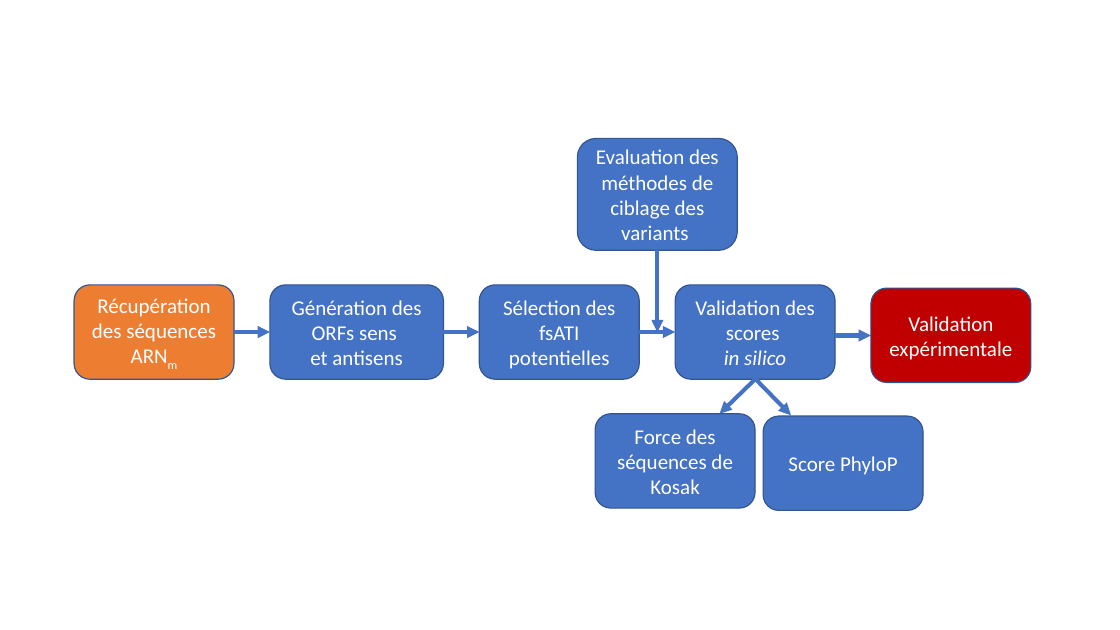
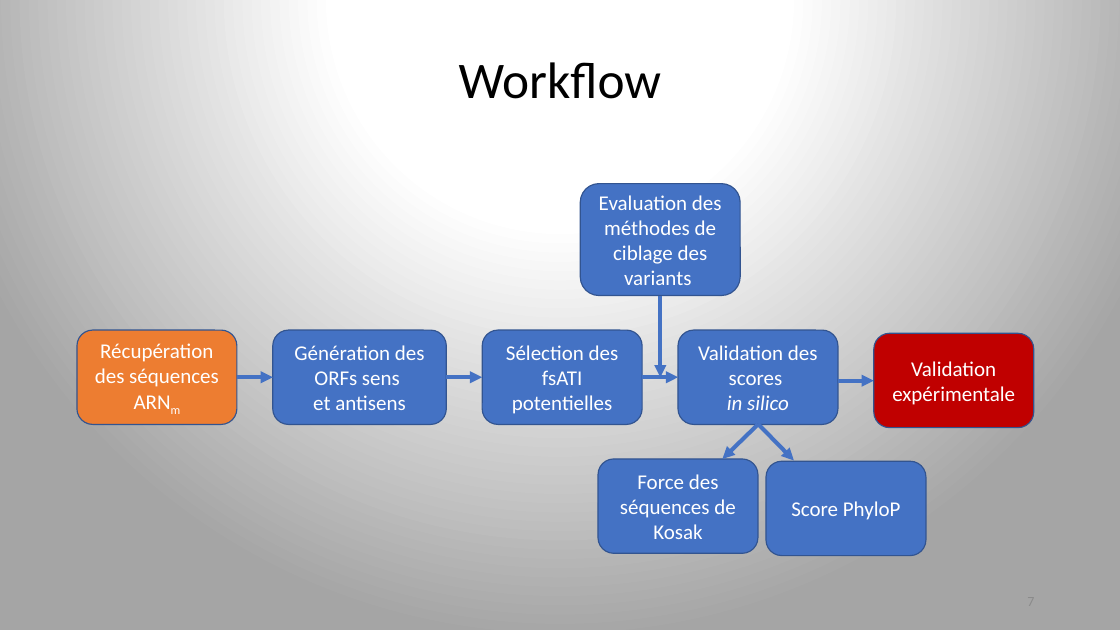
Before and after one commit to ArnaudDroitLab/ProjetLong_201911, a slide deck: slide 7 of Presentation_PL_JGorse.pptx (slide 2 before the commit). Drawn at 1120x630 pixels with LibreOffice and Linux fonts; fonts in the diff are those of the drawing. Boxes give left, top, right and bottom in pixels: in the first picture for what was removed or moved away, otherwise in the second. Text is boxed around its words. In the diff, an @@ line names an element or a change of style, - is before the commit and + after.

Commit message:
1er jet

```diff
--- a/Presentation_PL_JGorse.pptx
+++ b/Presentation_PL_JGorse.pptx
@@ background #FFFFFF to gradient #FFFFFF to #A5A5A5 @@
@@ title added at [459,62,661,99], 44 pt, text #000000 @@
+Workflow
@@ 5 arrows, 4 rounded rectangles: place and size @@
-5 arrows, 4 rounded rectangles at [74,139,1031,415]
+5 arrows, 4 rounded rectangles at [77,184,1033,460]
@@ 4 rounded rectangles, 2 arrows: place and size @@
-4 rounded rectangles, 2 arrows at [444,250,923,510]
+4 rounded rectangles, 2 arrows at [446,296,926,555]
```
Also in this commit, not shown: 13 slides added, 1 slide removed.
